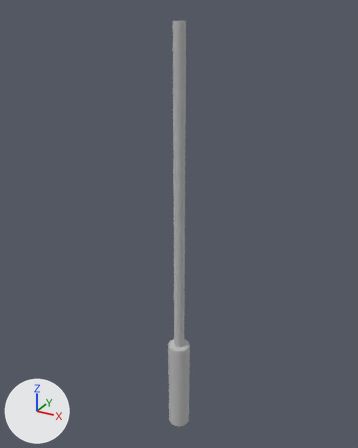
A saved change to the glTF model public/limi_ai_assets/models/model7.glb.
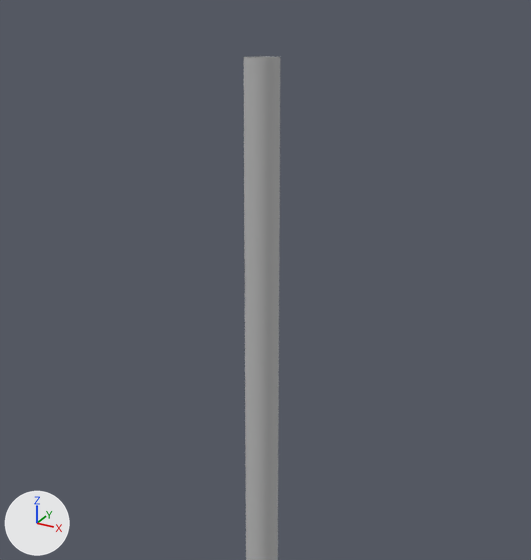
Old and new are each drawn whole from a 50 mm lens placed at (0.038, -0.0683, 0.0789), pointed at (-0.0007, 0.0021, 0.0437) and again close up on the part from 24% to 77% of the width and 0% to 45% of the height. Arrows for +X, +Y and +Z are at lower left; the lights stay in place. Where no turn or scale is listed for an object, it has been applied to the vertices.

The older version as bpy lines, for what is in view:
```python
me_wire_001 = bpy.data.meshes.new('Wire.001')
me_wire_001.from_pydata(...)  # 348 vertices, 628 faces; spans x -0.0018..0.0024, y -0.0012..0.0029, z -0.0766..0.0011
me_wire_001.materials.append(mat_lambert2___2_1083_001)  # grey #bcbcbc
ob_wire_003 = bpy.data.objects.new('Wire.003', me_wire_001)
ob_wire_003.location = (0.00022, -0.00086, 0.07588)
```
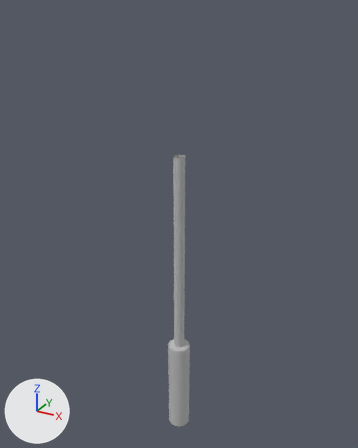
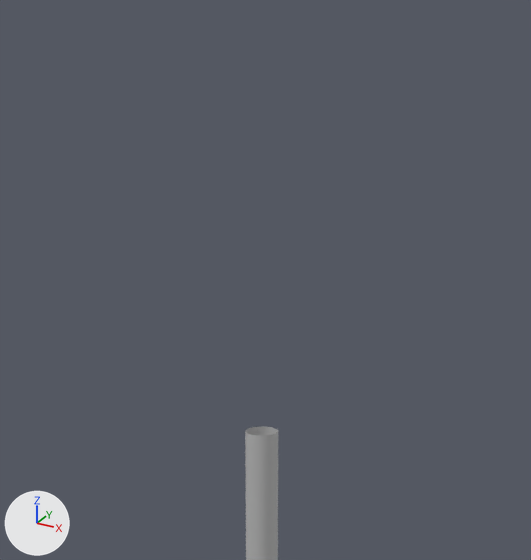
The newer file is also rescaled (x21.89), turned or shifted as a whole; pictures and numbers use the older file's frame.

Patch to the scene script:
```diff
--- a/public/limi_ai_assets/models/model7.glb.py
+++ b/public/limi_ai_assets/models/model7.glb.py
@@ me_wire_001 @@
 me_wire_001.from_pydata(...)  # 348 vertices, 628 faces; spans x -0.0018..0.0024, y -0.0012..0.0029, z -0.0766..0.0011
 # used by ob_wire_003; location = (0.00022, -0.00086, 0.07588)
+# me_wire_001 part 1: all 14 vertices in x -0.0006..0.0013, y -0.0001..0.0018, z 0.0011 are moved by (0.0, 0.0, -0.0203)
 me_wire_001.materials.append(mat_lambert2___2_1083_001)
```

Pixel boxes (x1, y1, x2, y2) of what changed, in the close-ups (531 x 560 px):
'Wire.003', reshaped: before (244, 56, 280, 560); after (245, 427, 278, 560)
